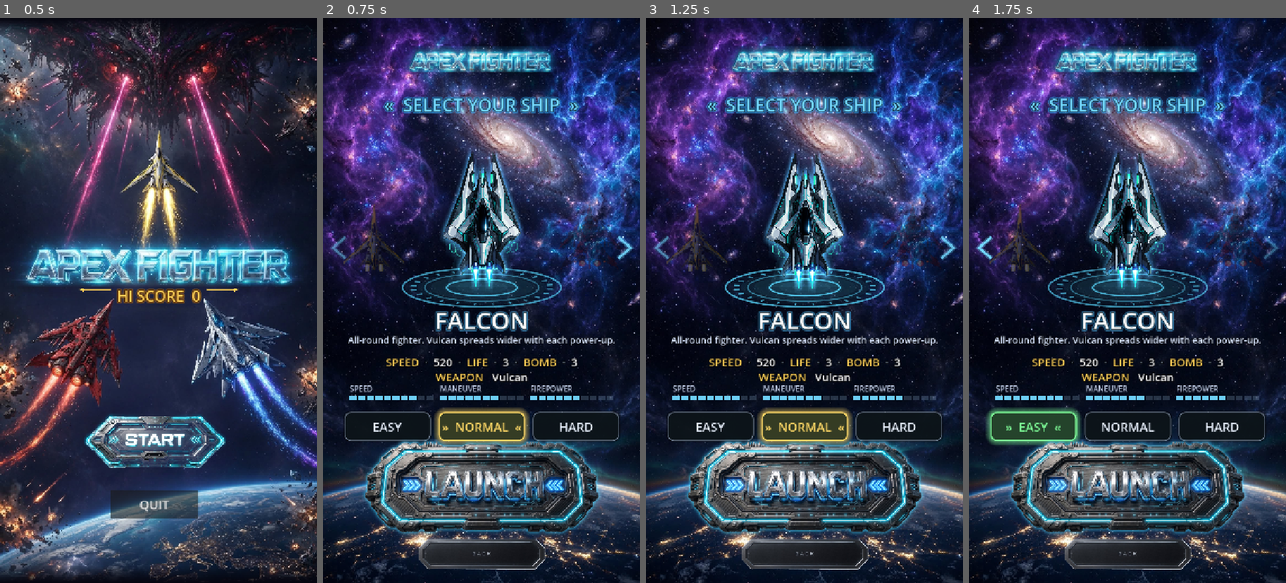
Above: before the commit, frames 1-4 (left to right).
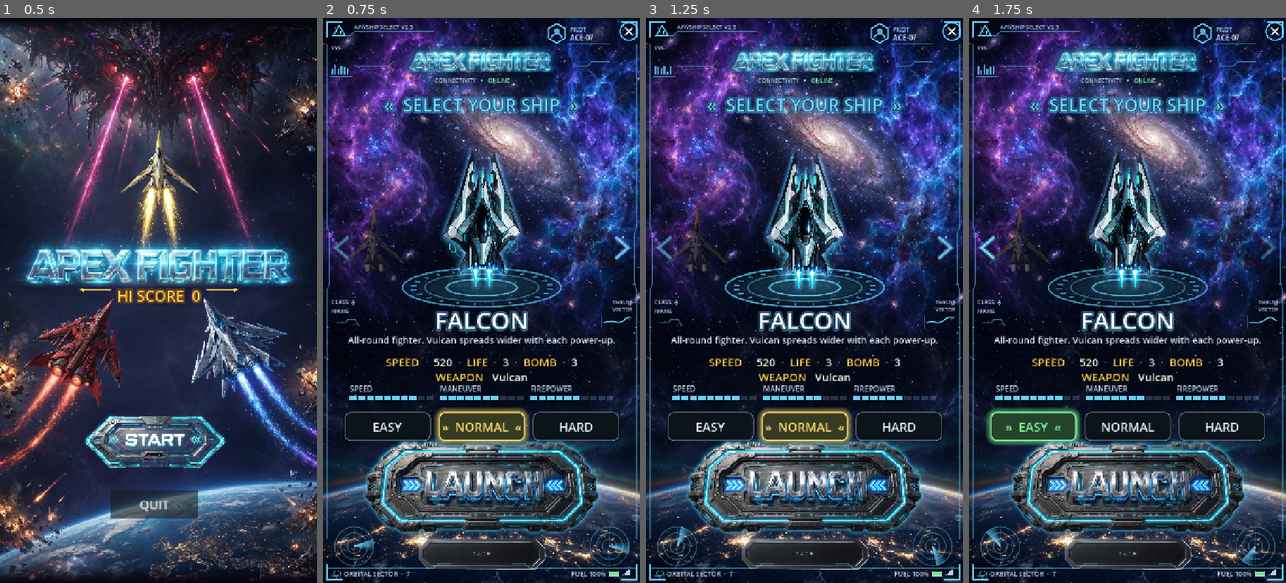
Above: after the commit, the same moments.

Repository: apsmkimo/Apex-Fighter
Game: Godot game, scene res://src/ui/menus/title_screen.tscn
The game is run twice, just before and just after one commit, with the same random seed, the same clock (stepped at 60 frames per second) and the same inputs.
Inputs (mouse positions are in pixels of both pictures, inside the frame that each line leads up to):
- Up to frame 1 (0.5 s): no input
- Up to frame 2 (0.75 s): click (478, 441) at 0.5 s
- Up to frame 3 (1.25 s): no input
- Up to frame 4 (1.75 s): click "EASY" at 1.25 s

Frame 1 is identical in both runs. In frame 2, 3.2% of the frame differs, in the area x 0-100%, y 0-100%; in frame 3, 3.2%; in frame 4, 3.2%.

Commit message:
選機畫面加入科幻 HUD 外框：版本字、連線狀態、PILOT、CLASS/THRUST 儀表、雷達、狀態列、關閉鈕；箭頭貼齊螢幕邊

Diff:
--- a/data/ships/falcon.tres
+++ b/data/ships/falcon.tres
@@ -15,6 +15,7 @@
 unlocked = true
 texture = ExtResource("2_meiqx")
 portrait = ExtResource("9_portrait")
+ship_class = "A"
 ui_glow = Color(0.35, 0.8, 1, 1)
 stat_maneuver = 0.7
 stat_firepower = 0.6
--- a/data/ships/phoenix.tres
+++ b/data/ships/phoenix.tres
@@ -15,6 +15,7 @@
 unlocked = true
 texture = ExtResource("2_phx")
 portrait = ExtResource("9_portrait")
+ship_class = "H"
 ui_glow = Color(1, 0.4, 0.25, 1)
 stat_maneuver = 0.5
 stat_firepower = 0.9
--- a/data/ships/thunderbird.tres
+++ b/data/ships/thunderbird.tres
@@ -15,6 +15,7 @@
 unlocked = true
 texture = ExtResource("2_thb")
 portrait = ExtResource("9_portrait")
+ship_class = "S"
 ui_glow = Color(1, 0.85, 0.3, 1)
 stat_maneuver = 0.95
 stat_firepower = 0.7
--- a/src/entities/player/ship_data.gd
+++ b/src/entities/player/ship_data.gd
@@ -13,6 +13,8 @@
 @export var texture: Texture2D
 ## 選機畫面用的大圖（沒有就用 texture）
 @export var portrait: Texture2D
+## 選機畫面 HUD 顯示的機種等級
+@export var ship_class := "A"
 ## 選機畫面的光暈顏色
 @export var ui_glow := Color(0.35, 0.8, 1.0)
 ## 選機畫面的能力條（0 ~ 1）。SPEED 由 speed 自動換算
--- /dev/null
+++ b/src/ui/hud_frame.gd
@@ -0,0 +1,196 @@
+class_name HudFrame
+extends Control
+## 科幻 HUD 外框（程式繪製）：四邊框線、左上系統資訊、右上 PILOT、左右小儀表、下方雷達與狀態列。
+## 鋪滿整個螢幕；左右元件貼齊螢幕邊緣，上下位置對齊設計畫布（720x1280），
+## 這樣在長螢幕上不會被裁掉。
+
+const DESIGN := Vector2(720, 1280)
+const CYAN := Color(0.4, 0.82, 1.0)
+const DIM := Color(0.4, 0.82, 1.0, 0.45)
+const TEXT := Color(0.8, 0.9, 1.0, 0.9)
+
+## 對齊用的設計畫布
+var canvas: Control
+var subtitle := "AF//SHIP SELECT V2.3"
+var pilot := "ACE-07"
+var ship_class := "A"
+var sector := "ORBITAL SECTOR  ·  7"
+## 右上角 X 按下時
+signal close_pressed
+
+var _t := 0.0
+var _close: Button
+var _font: Font
+
+
+func _ready() -> void:
+	set_anchors_and_offsets_preset(Control.PRESET_FULL_RECT)
+	mouse_filter = Control.MOUSE_FILTER_IGNORE
+	_font = get_theme_default_font()
+	_close = Button.new()
+	_close.flat = true
+	_close.focus_mode = Control.FOCUS_NONE
+	_close.draw.connect(_draw_close)
+	_close.pressed.connect(func(): close_pressed.emit())
+	add_child(_close)
+
+
+func _process(delta: float) -> void:
+	_t += delta
+	var s := _s()
+	_close.size = Vector2(52, 52) * s
+	_close.position = _R(694, 30) - _close.size / 2.0
+	_close.queue_redraw()
+	queue_redraw()
+
+
+# ---- 座標換算：x 貼齊螢幕左右邊，y 跟著設計畫布
+
+func _s() -> float:
+	return canvas.scale.x if canvas else size.x / DESIGN.x
+
+
+func _y(y: float) -> float:
+	return (canvas.position.y if canvas else 0.0) + y * _s()
+
+
+func _L(x: float, y: float) -> Vector2:
+	return Vector2(x * _s(), _y(y))
+
+
+func _R(x: float, y: float) -> Vector2:
+	return Vector2(size.x - (DESIGN.x - x) * _s(), _y(y))
+
+
+func _text(p: Vector2, t: String, fs: float, c: Color, align := HORIZONTAL_ALIGNMENT_LEFT) -> void:
+	var px := int(fs * _s())
+	var w := _font.get_string_size(t, HORIZONTAL_ALIGNMENT_LEFT, -1, px).x
+	var x := p.x
+	if align == HORIZONTAL_ALIGNMENT_RIGHT:
+		x -= w
+	elif align == HORIZONTAL_ALIGNMENT_CENTER:
+		x -= w / 2.0
+	draw_string(_font, Vector2(x, p.y), t, HORIZONTAL_ALIGNMENT_LEFT, -1, px, c)
+
+
+func _line(pts: Array, c := DIM, w := 1.5) -> void:
+	draw_polyline(PackedVector2Array(pts), c, w * _s(), true)
+
+
+# ---- 繪製
+
+func _draw() -> void:
+	var s := _s()
+	var top := _y(8)
+	var bottom := _y(1272)
+	var l := 8.0 * s
+	var r := size.x - 8.0 * s
+
+	# 左右邊框：直線＋中段的凸出缺口（箭頭旁）
+	for side: int in [-1, 1]:
+		var x := l if side < 0 else r
+		var k := float(side)
+		_line([Vector2(x, _y(60)), Vector2(x, _y(470)), Vector2(x - 6 * s * k, _y(490)), Vector2(x - 6 * s * k, _y(600)), Vector2(x, _y(620)), Vector2(x, _y(1180))])
+		# 側邊細刻度
+		for i in 8:
+			var yy := _y(700 + i * 12)
+			draw_line(Vector2(x, yy), Vector2(x - 6 * s * k, yy), DIM, 1.0 * s)
+	# 四角
+	var cl := 34.0 * s
+	for c in [[Vector2(l, top), 1, 1], [Vector2(r, top), -1, 1], [Vector2(l, bottom), 1, -1], [Vector2(r, bottom), -1, -1]]:
+		var p: Vector2 = c[0]
+		_line([p + Vector2(0, cl * c[2]), p, p + Vector2(cl * c[1], 0)], CYAN, 2.0)
+	# 上方細線（左上標題延伸）
+	_line([_L(18, 40), _L(60, 40), _L(70, 30), _L(250, 30)])
+	_line([_R(568, 108), _R(600, 108), _R(610, 98), _R(650, 98)])
+	_line([_L(70, 108), _L(150, 108), _L(160, 98)])
+
+	# 左上：Logo 徽章＋版本字＋SYS 小圖表
+	var badge := _L(36, 30)
+	var tri := PackedVector2Array([badge + Vector2(0, -14) * s, badge + Vector2(13, 9) * s, badge + Vector2(-13, 9) * s, badge + Vector2(0, -14) * s])
+	draw_polyline(tri, CYAN, 1.5 * s, true)
+	draw_circle(badge + Vector2(0, 2) * s, 4 * s, CYAN, false, 1.2 * s)
+	_text(_L(70, 25), subtitle, 13, TEXT)
+	_text(_L(18, 72), "SYS", 12, TEXT)
+	for i in 6:
+		var h := (8.0 + 14.0 * absf(sin(_t * 1.7 + i * 1.3))) * s
+		var bx := _L(18 + i * 7, 128)
+		draw_rect(Rect2(bx.x, bx.y - h, 4 * s, h), Color(CYAN, 0.75))
+	_line([_L(16, 132), _L(66, 132)])
+
+	# Logo 下方：連線狀態
+	var blink := 0.45 + 0.55 * absf(sin(_t * 2.2))
+	_text(Vector2(size.x / 2.0 - 14 * s, _y(146)), "CONNECTIVITY", 13, TEXT, HORIZONTAL_ALIGNMENT_RIGHT)
+	draw_circle(Vector2(size.x / 2.0, _y(141)), 3.5 * s, Color(0.4, 1.0, 0.6, blink))
+	_text(Vector2(size.x / 2.0 + 14 * s, _y(146)), "ONLINE", 13, Color(0.5, 1.0, 0.7, 0.95))
+
+	# 右上：PILOT
+	var hex_c := _R(530, 34)
+	var hex := PackedVector2Array()
+	for i in 7:
+		var a := PI / 6.0 + i * TAU / 6.0
+		hex.append(hex_c + Vector2(cos(a), sin(a)) * 22 * s)
+	draw_polyline(hex, CYAN, 1.8 * s, true)
+	draw_circle(hex_c + Vector2(0, -5) * s, 6 * s, Color(CYAN, 0.8))
+	draw_arc(hex_c + Vector2(0, 13) * s, 12 * s, PI + 0.3, TAU - 0.3, 12, Color(CYAN, 0.8), 3 * s, true)
+	_text(_R(560, 30), "PILOT", 13, TEXT)
+	_text(_R(560, 50), pilot, 16, Color.WHITE)
+	_line([_R(556, 58), _R(650, 58)])
+
+	# 左側：CLASS / FRAME 小圖
+	_text(_L(18, 648), "CLASS: %s" % ship_class, 13, TEXT)
+	_text(_L(18, 668), "FRAME", 12, TEXT)
+	var f0 := _L(20, 676)
+	draw_rect(Rect2(f0, Vector2(70, 28) * s), DIM, false, 1.0 * s)
+	_line([f0 + Vector2(10, 14) * s, f0 + Vector2(30, 14) * s, f0 + Vector2(36, 6) * s, f0 + Vector2(52, 6) * s, f0 + Vector2(60, 20) * s])
+
+	# 右側：THRUST VECTOR 折線圖
+	_text(_R(702, 648), "THRUST", 12, TEXT, HORIZONTAL_ALIGNMENT_RIGHT)
+	_text(_R(702, 664), "VECTOR", 12, TEXT, HORIZONTAL_ALIGNMENT_RIGHT)
+	var g0 := _R(632, 674)
+	draw_rect(Rect2(g0, Vector2(70, 30) * s), DIM, false, 1.0 * s)
+	var gp := PackedVector2Array()
+	for i in 12:
+		var v := 0.5 + 0.35 * sin(_t * 2.0 + i * 0.7) * (i / 12.0) + i / 30.0
+		gp.append(g0 + Vector2(4 + i * 5.6, 28 - clampf(v, 0.0, 1.0) * 24) * s)
+	draw_polyline(gp, CYAN, 1.5 * s, true)
+
+	# 下方左右：雷達
+	for side: int in [-1, 1]:
+		var rc := _L(70, 1196) if side < 0 else _R(650, 1196)
+		for rr in [44.0, 30.0, 16.0]:
+			draw_arc(rc, rr * s, 0, TAU, 40, Color(CYAN, 0.35), 1.2 * s, true)
+		draw_line(rc - Vector2(46, 0) * s, rc + Vector2(46, 0) * s, Color(CYAN, 0.2), 1.0 * s)
+		draw_line(rc - Vector2(0, 46) * s, rc + Vector2(0, 46) * s, Color(CYAN, 0.2), 1.0 * s)
+		var a := _t * 2.0 * side
+		for k in 8:   # 掃描殘影
+			var aa := a - k * 0.08 * side
+			draw_line(rc, rc + Vector2(cos(aa), sin(aa)) * 44 * s, Color(CYAN, 0.6 - k * 0.07), 2.0 * s, true)
+		var blip := rc + Vector2(cos(1.3 * side), sin(-0.6)) * 26 * s
+		draw_circle(blip, 2.5 * s, Color(1, 0.5, 0.4, 0.5 + 0.5 * absf(sin(_t * 3.0 + side))))
+
+	# 最下方狀態列
+	var by := _y(1262)
+	_line([Vector2(l, by - 16 * s), _L(40, 1246), _L(250, 1246), _L(262, 1236), _L(290, 1236)])
+	_line([Vector2(r, by - 16 * s), _R(680, 1246), _R(470, 1246), _R(458, 1236), _R(430, 1236)])
+	var planet := _L(30, 1258)
+	draw_circle(planet, 6 * s, Color(CYAN, 0.8), false, 1.5 * s)
+	draw_arc(planet, 10 * s, -0.4, 0.4 + PI, 16, Color(CYAN, 0.6), 1.2 * s)
+	_text(_L(46, 1264), sector, 15, TEXT)
+	_text(_R(642, 1264), "FUEL 100%", 15, TEXT, HORIZONTAL_ALIGNMENT_RIGHT)
+	var bat := _R(650, 1252)
+	draw_rect(Rect2(bat, Vector2(20, 11) * s), Color(TEXT, 0.9), false, 1.2 * s)
+	draw_rect(Rect2(bat + Vector2(2, 2) * s, Vector2(16, 7) * s), Color(0.5, 1.0, 0.6, 0.9))
+	for i in 4:
+		var h := (4 + i * 3) * s
+		var sx := _R(678 + i * 5, 1263)
+		draw_rect(Rect2(sx.x, sx.y - h, 3 * s, h), TEXT)
+
+
+func _draw_close() -> void:
+	var s := _s()
+	var c := _close.size / 2.0
+	_close.draw_arc(c, 20 * s, 0, TAU, 32, CYAN, 1.8 * s, true)
+	var d := 8 * s
+	_close.draw_line(c + Vector2(-d, -d), c + Vector2(d, d), Color.WHITE, 2.2 * s, true)
+	_close.draw_line(c + Vector2(d, -d), c + Vector2(-d, d), Color.WHITE, 2.2 * s, true)
--- a/src/ui/menus/ship_select.gd
+++ b/src/ui/menus/ship_select.gd
@@ -45,6 +45,8 @@
 var _bars: Control
 var _diff_row: HBoxContainer
 var _launch: TextureButton
+var _hud: HudFrame
+var _arrows: Array[Button] = []
 
 
 func _ready() -> void:
@@ -70,10 +72,16 @@
 	_build_difficulty()
 	_build_buttons()
 
+	_hud = HudFrame.new()
+	_hud.canvas = _canvas
+	_hud.close_pressed.connect(GameManager.goto_title)
+	add_child(_hud)
+
 	var initial := GameManager.selected_ship if GameManager.selected_ship else null
 	_index = maxi(Database.ships.find(initial), 0)
 	_pos = _index
 	_update_info()
+	_hud.ship_class = Database.ships[_index].ship_class if not Database.ships.is_empty() else "A"
 
 	resized.connect(_fit)
 	_fit()
@@ -151,6 +159,7 @@
 		arrow.draw.connect(_draw_arrow.bind(arrow, dir))
 		arrow.pressed.connect(_step.bind(dir))
 		_canvas.add_child(arrow)
+		_arrows.append(arrow)
 
 
 func _draw_arrow(b: Button, dir: int) -> void:
@@ -332,6 +341,8 @@
 	var wname := ship.weapon.display_name if ship.weapon else "-"
 	_weapon.text = "[center][color=#%s]WEAPON[/color]   %s[/center]" % [g, wname]
 	_bars.queue_redraw()
+	if _hud:
+		_hud.ship_class = ship.ship_class
 	if _launch:
 		_launch.disabled = not ship.unlocked
 		_launch.modulate.a = 1.0 if ship.unlocked else 0.4
@@ -493,6 +504,11 @@
 	var s := minf(maxf(size.x / DESIGN.x, size.y / DESIGN.y), size.x / DESIGN.x * 1.1)
 	_canvas.scale = Vector2(s, s)
 	_canvas.position = (size - DESIGN * s) / 2.0
+	# 箭頭貼齊實際螢幕左右邊，長螢幕裁切時才不會被切掉
+	for i in _arrows.size():
+		var a := _arrows[i]
+		var screen_x := 10.0 * s if i == 0 else size.x - 10.0 * s - a.size.x * s
+		a.position.x = (screen_x - _canvas.position.x) / s
 
 
 func _notification(what: int) -> void:
Not shown, added: src/ui/hud_frame.gd.uid
